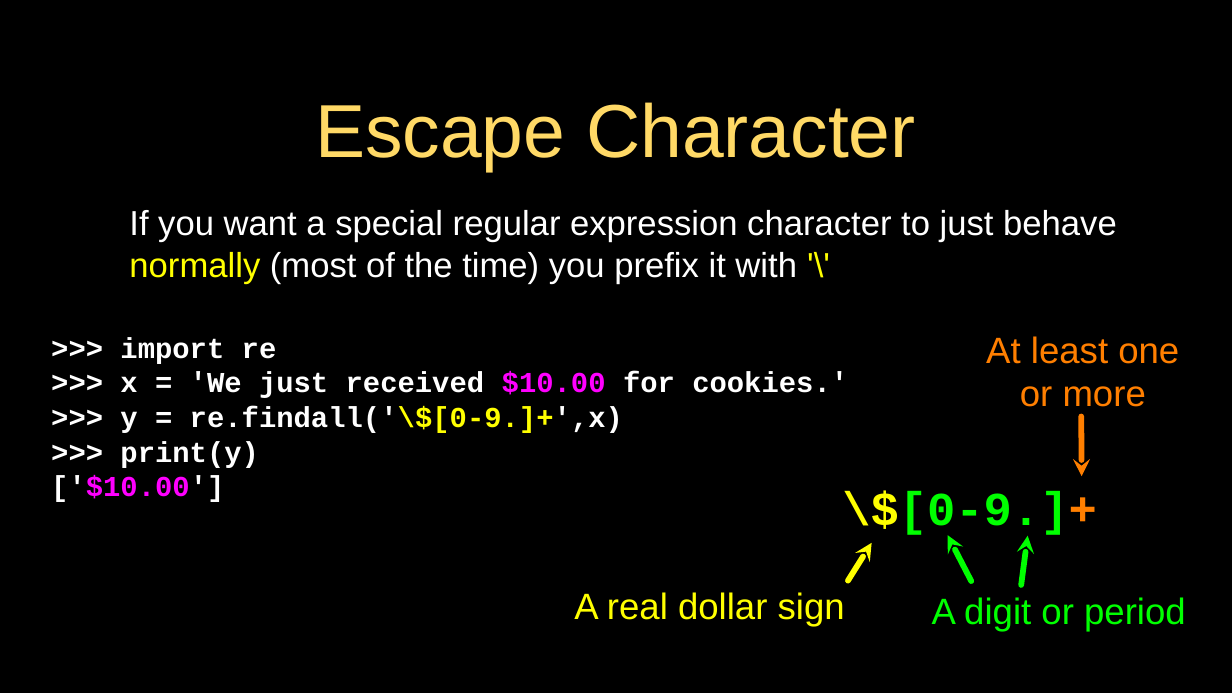
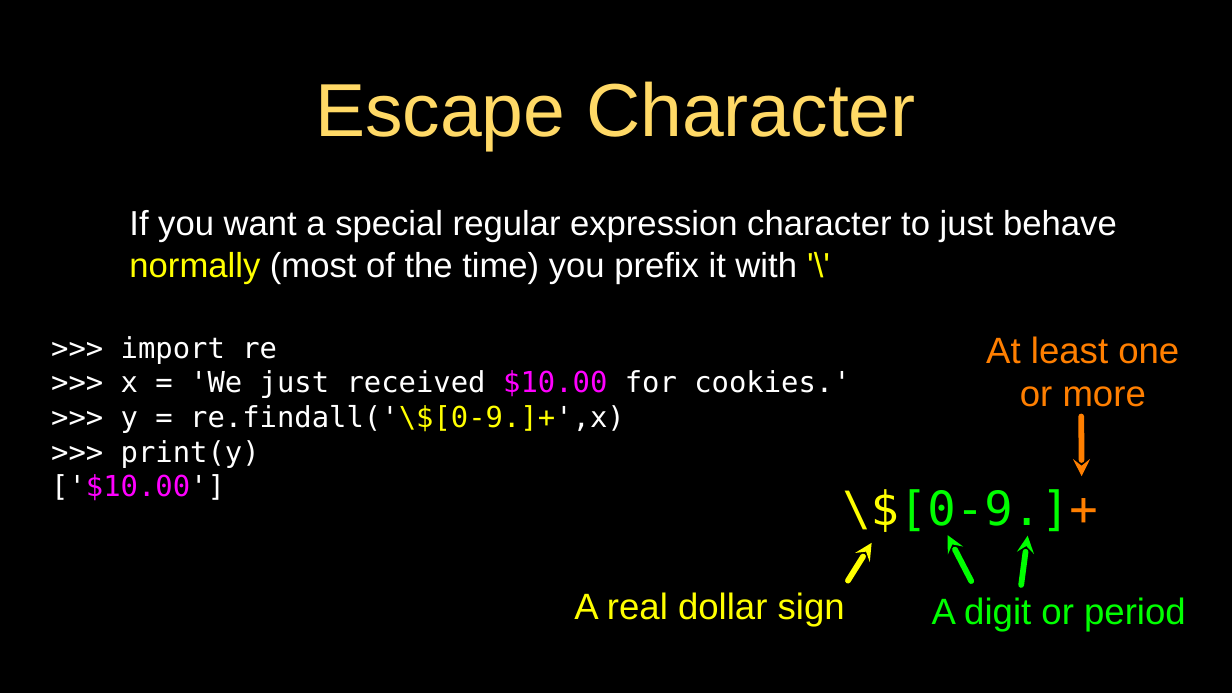
Before and after one commit to csev/py4e, a slide deck: slide 32 of lectures3/Pythonlearn-11-Regex.pptx (slide 33 before the commit). Drawn at 1232x693 pixels with LibreOffice and Linux fonts; fonts in the diff are those of the drawing. Boxes give left, top, right and bottom in pixels: in the first picture for what was removed or moved away, otherwise in the second. Text is boxed around its words. In the diff, an @@ line names an element or a change of style, - is before the commit and + after.

```diff
--- a/lectures3/Pythonlearn-11-Regex.pptx
+++ b/lectures3/Pythonlearn-11-Regex.pptx
@@ title "Escape Character": place and size @@
-title "Escape Character" at (315,102,916,171)
+title "Escape Character" at (315,81,916,151)
@@ text ">>> import re" at (51,336,850,501): font Courier New to DejaVu Sans Mono, bold off @@
@@ text "\$[0-9.]+" at (842,489,1097,536): font Courier New to DejaVu Sans Mono, bold off @@
```
Also in this commit, not shown: 23 other slides changed, 1 slide removed, 1 other file.
